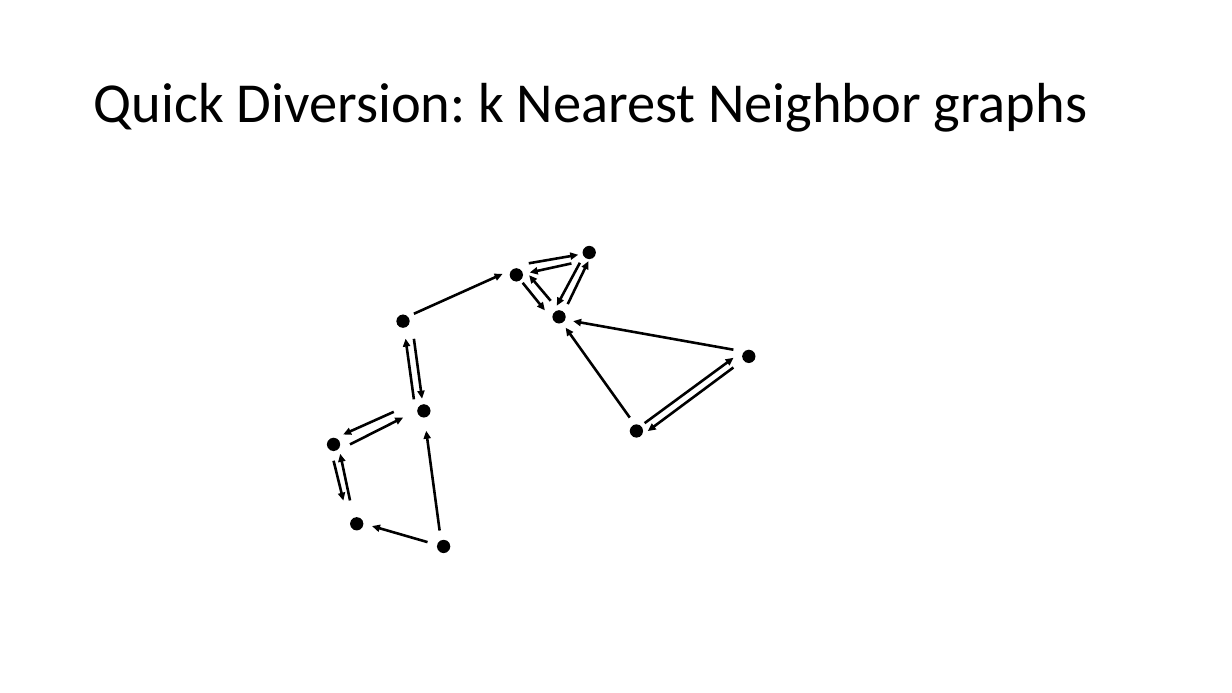
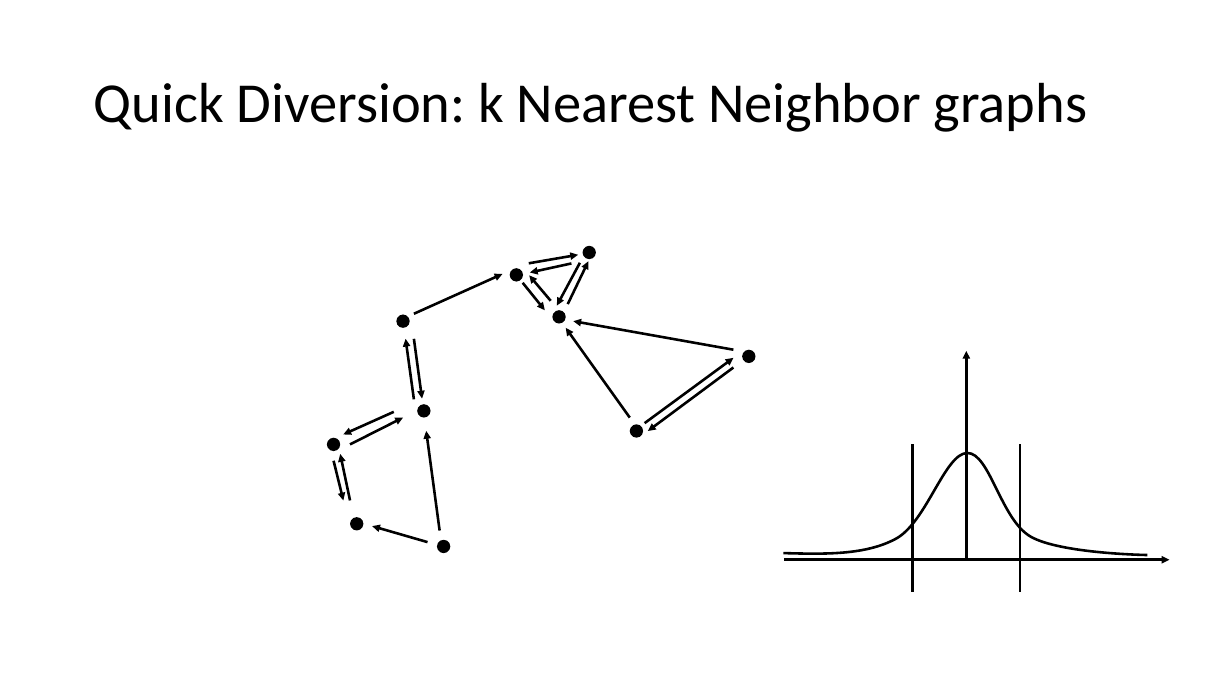
Before and after one commit to AnabelSMRuggiero/Dimensionality-Reduction-Tutorial, a slide deck: slide 21 of Presentation/Dimensionality-Reduction.pptm (slide 17 before the commit). Drawn at 1232x693 pixels with LibreOffice and Linux fonts; fonts in the diff are those of the drawing. Boxes give left, top, right and bottom in pixels: in the first picture for what was removed or moved away, otherwise in the second. Text is boxed around its words. In the diff, an @@ line names an element or a change of style, - is before the commit and + after.

```diff
--- a/Presentation/Dimensionality-Reduction.pptm
+++ b/Presentation/Dimensionality-Reduction.pptm
@@ arrow added from (967, 559) to (967, 351), #000000 2 pt @@
@@ line added from (913, 445) to (913, 592), #000000 2 pt @@
@@ line added from (1020, 592) to (1020, 445), #000000 2 pt @@
@@ freeform shape added at bbox=[784, 453, 1148, 555], outline #000000 2 pt @@
@@ arrow added from (785, 560) to (1170, 560), #000000 2 pt @@
```
Also in this commit, not shown: 3 other slides changed, 9 slides added, 3 other files.
